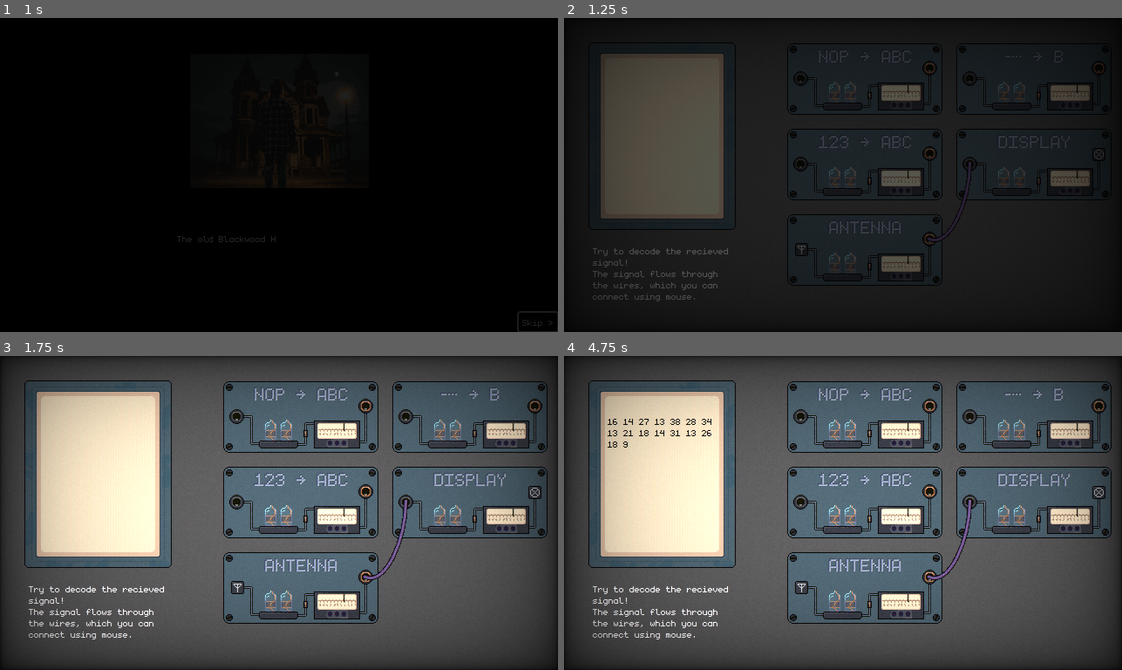
Above: before the commit, frames 1-4 (two rows, left to right).
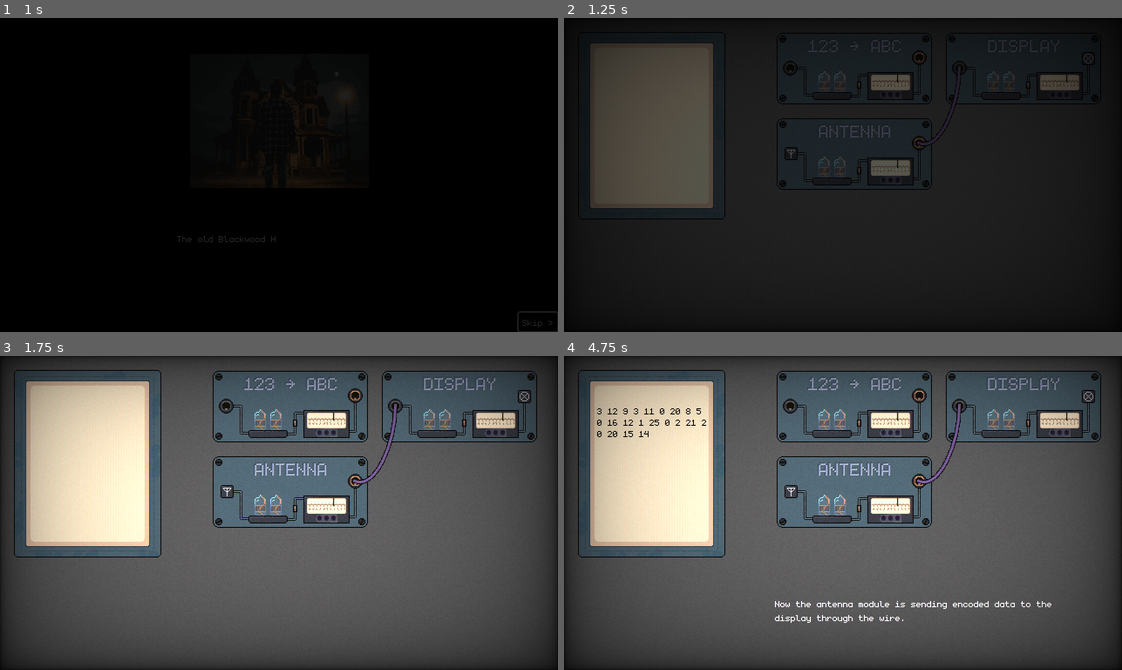
Above: after the commit, the same moments.

Repository: Limit-sest/wiretap
Game: Godot game, scene res://intro.tscn
Two runs of this game, one before a commit and one after it. Both use one fixed random seed, a clock stepped at 60 frames per second and the inputs below.
Inputs (mouse positions are in pixels of both pictures, inside the frame that each line leads up to):
- Up to frame 1 (1 s): click "Skip >" at 0.5 s
- Up to frame 2 (1.25 s): no input
- Up to frame 3 (1.75 s): tap Enter at 1.25 s; drag from (100, 472) to (334, 443) at 1.27 s
- Up to frame 4 (4.75 s): click (798, 415) at 2.02 s; click (932, 406) at 2.77 s; tap Space at 3.5 s; drag from (731, 528) to (815, 575) at 3.52 s; move the mouse to (898, 443) at 4.27 s; hold Right from 4.28 s (still down); tap Alt at 4.35 s

Frame 1 is identical in both runs. In frame 2, 11% of the frame differs, in the area x 4-97%, y 6-91%; in frame 3, 19%; in frame 4, 20%, in the area x 2-99%, y 4-91%.

Commit message:
Add changing scene from the tutorial

Diff:
--- a/scripts/intro/intro.gd
+++ b/scripts/intro/intro.gd
@@ -3,4 +3,4 @@
 @onready var static_audio: AudioStreamPlayer = %StaticAudio
 
 func _next_scene():
-  SceneManager.change_scene("res://main.tscn")
+  SceneManager.change_scene("res://tutorial.tscn")
--- a/scripts/tutorial/tutorial.gd
+++ b/scripts/tutorial/tutorial.gd
@@ -42,6 +42,10 @@
 	_set_tutorial(3)
 
 
-func _on_display_send_signal(text: String, step: int) -> void:
+func _on_display_send_signal(_text: String, step: int) -> void:
 	if step == 2:
 		_set_tutorial(4)
+		$Button.visible = true
+
+func _on_button_pressed() -> void:
+	SceneManager.change_scene("res://main.tscn")
--- a/tutorial.tscn
+++ b/tutorial.tscn
@@ -94,3 +94,4 @@
 [connection signal="send_signal" from="HFlowContainer/Display" to="." method="_on_display_send_signal"]
 [connection signal="send_signal" from="HFlowContainer/Display" to="tty2" method="_on_display_send_signal"]
 [connection signal="send_signal" from="HFlowContainer/Antenna" to="." method="_on_antenna_send_signal"]
+[connection signal="pressed" from="Button" to="." method="_on_button_pressed"]
